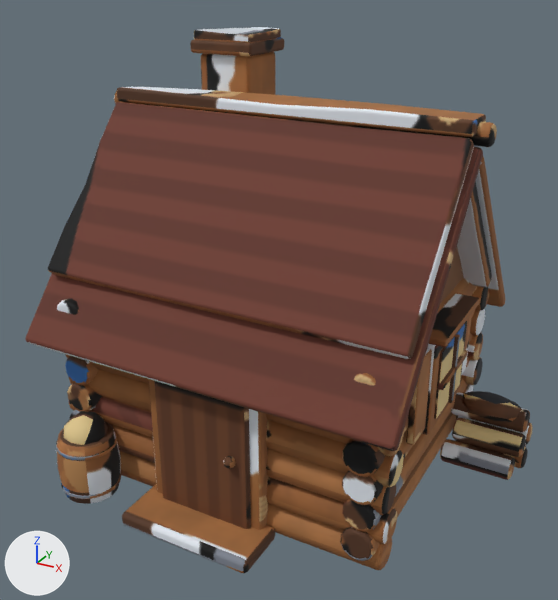
The glTF model game/assets3d/props/worker_hut.glb, before and after one commit.
Rendered twice from a 50 mm lens placed at (2.75, -5.07, 3.91), pointed at (0.11, -0.28, 1.51). The lights are fixed; the arrows at lower left show +X, +Y and +Z. The first picture is the older version. Vertices at exactly the same position are counted once.

The first picture shows 'br_body'.
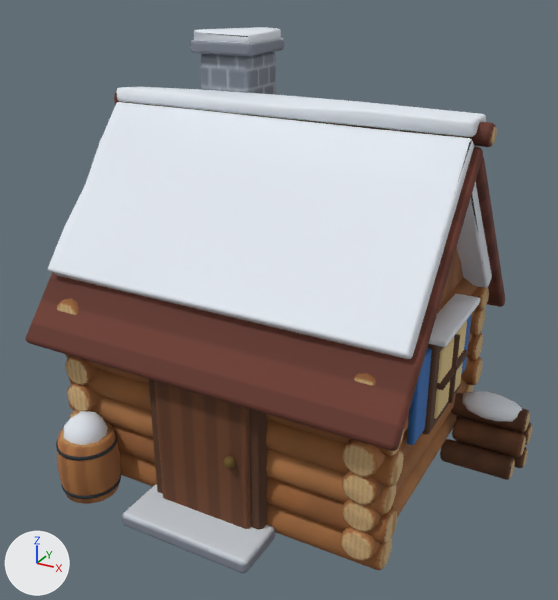
Boxes [x1, y1, x2, y2] around the edits, measured in the pictures (558 x 600 px):
'br_body', reshaped: before [26, 27, 532, 573]; after [25, 27, 532, 573]
part 1 of me_br_body, built on: before [26, 27, 502, 569]; after [25, 27, 502, 569]
part 2 of me_br_body, reshaped: before [510, 412, 532, 478]; after [510, 414, 532, 478]
part 3 of me_br_body, surface changed: [26, 30, 530, 570] in both

The change in detail:
me_br_body is used by ob_br_body; location (-1.05, -1.3, 0.0).
me_br_body had 6932 vertices, 13632 faces and spanned x -0.5..3.0, y -0.26..2.61, z 0.0..3.42.
me_br_body now has 4887 vertices, 9542 faces and spans x -0.5..3.0, y -0.26..2.61, z 0.0..3.42.
me_br_body part 1: 70 vertices moved from x -0.43..2.53, y -0.17..2.55, z 0.0..3.42 to x -0.43..2.53, y -0.16..2.55, z 0.0..3.41; 2502 vertices removed from x -0.5..2.6, y -0.23..2.6, z 0.0..3.42; 500 vertices added at x -0.5..2.6, y -0.19..2.6, z 0.0..3.42.
me_br_body part 2: 1 vertex moved from x 2.95, y 2.21, z 0.13 to x 2.95, y 2.21, z 0.11; 76 vertices removed from x 2.94..3.0, y 1.69..2.22, z 0.04..0.51; 33 vertices added at x 2.94..3.0, y 1.7..2.2, z 0.04..0.51.
me_br_body part 3: 2292 kept faces spanning x -0.5..3.0, y -0.26..2.61, z 0.0..3.42 get new texture (UV) coordinates.
